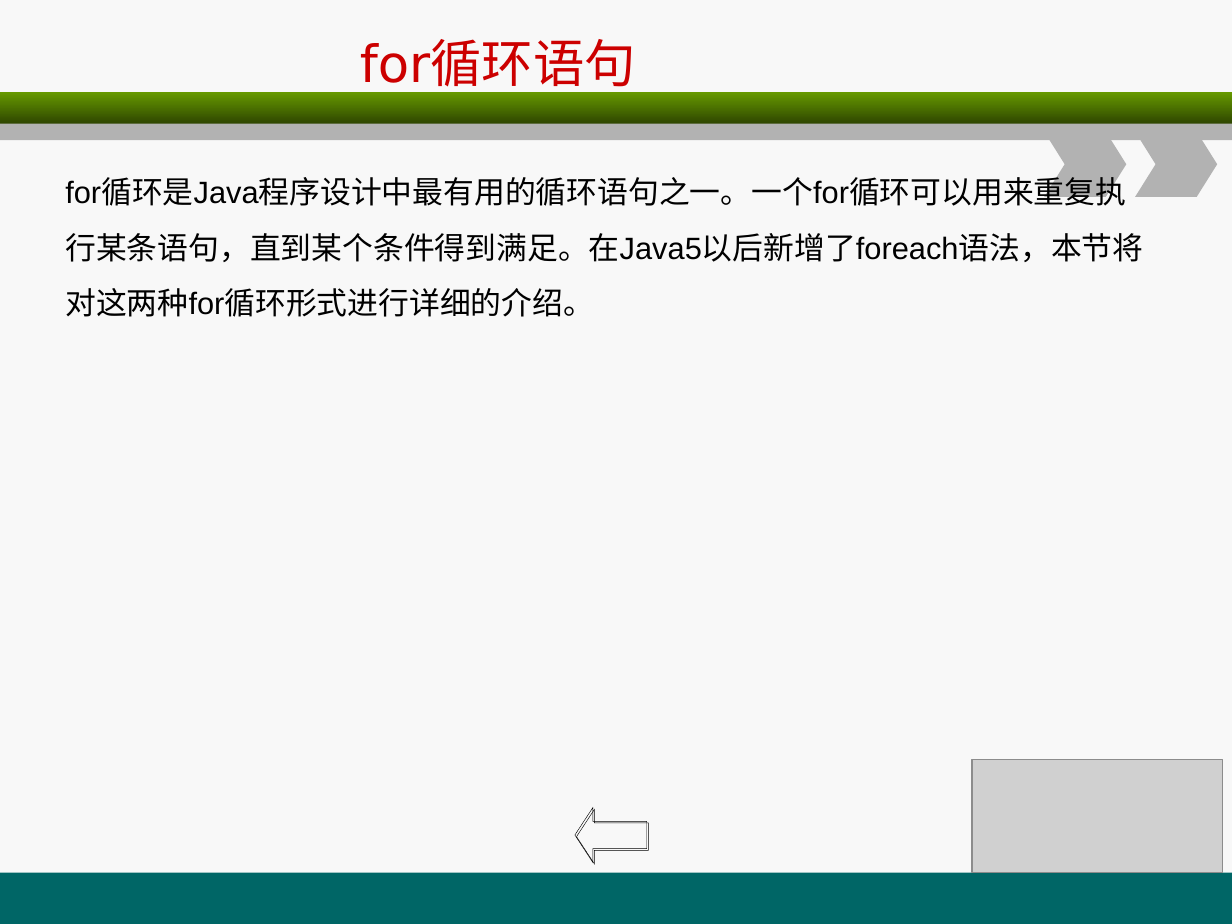
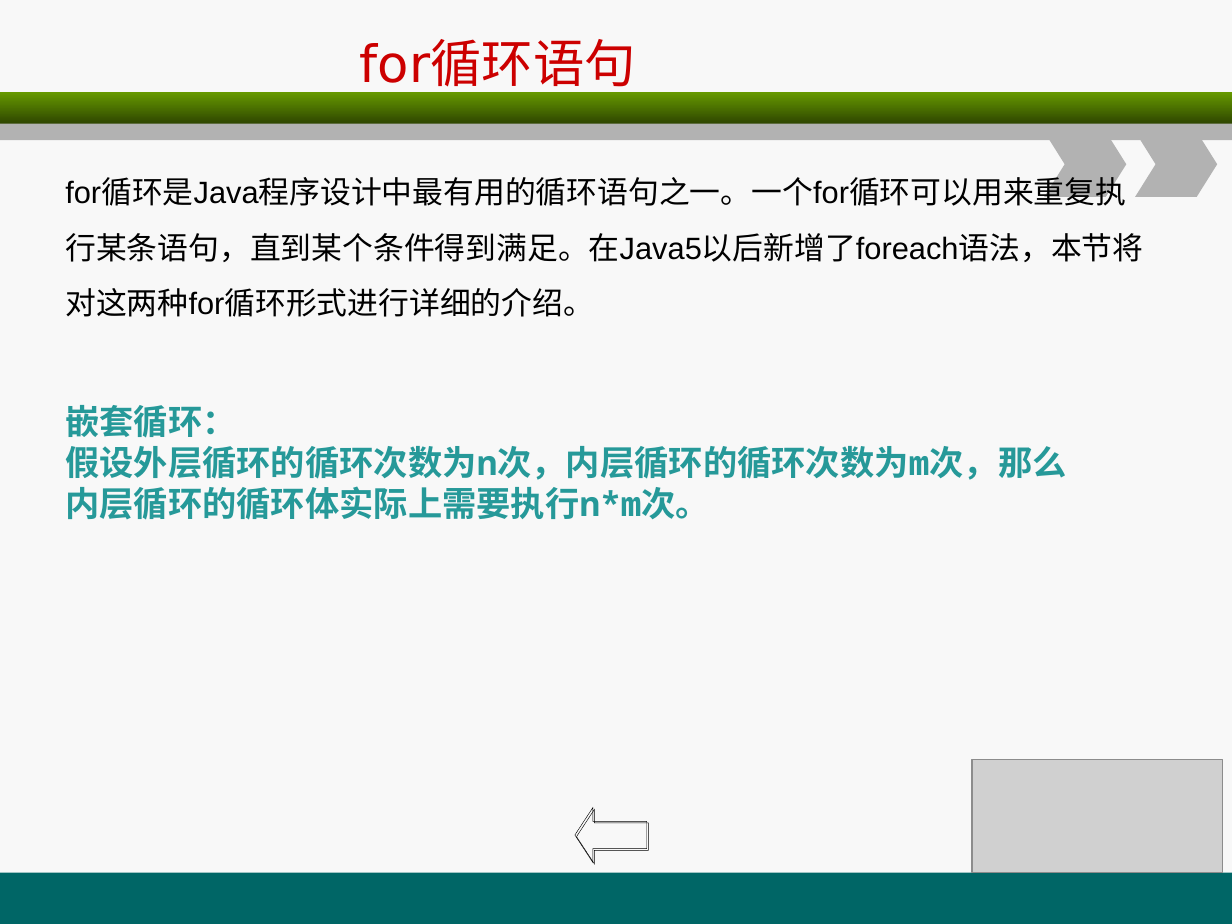
Before and after one commit to christwei/gitDoc, a slide deck: slide 44 of 课件/环宇/java编程基础/A2.ppt. Drawn at 1232x924 pixels with LibreOffice and Linux fonts; fonts in the diff are those of the drawing; grey boxes stand for pictures. Boxes give left, top, right and bottom in pixels: in the first picture for what was removed or moved away, otherwise in the second. Text is boxed around its words. In the diff, an @@ line names an element or a change of style, - is before the commit and + after.

```diff
--- a/课件/环宇/java编程基础/A2.ppt
+++ b/课件/环宇/java编程基础/A2.ppt
@@ text added at (x1=65, y1=405, x2=1066, y2=520), 20 pt, text #269999, bold @@
+嵌套循环：
+假设外层循环的循环次数为n次，内层循环的循环次数为m次，那么内层循环的循环体实际上需要执行n*m次。
```
Also in this commit, not shown: 2 other slides changed, 14 slides added, 3 other files.
